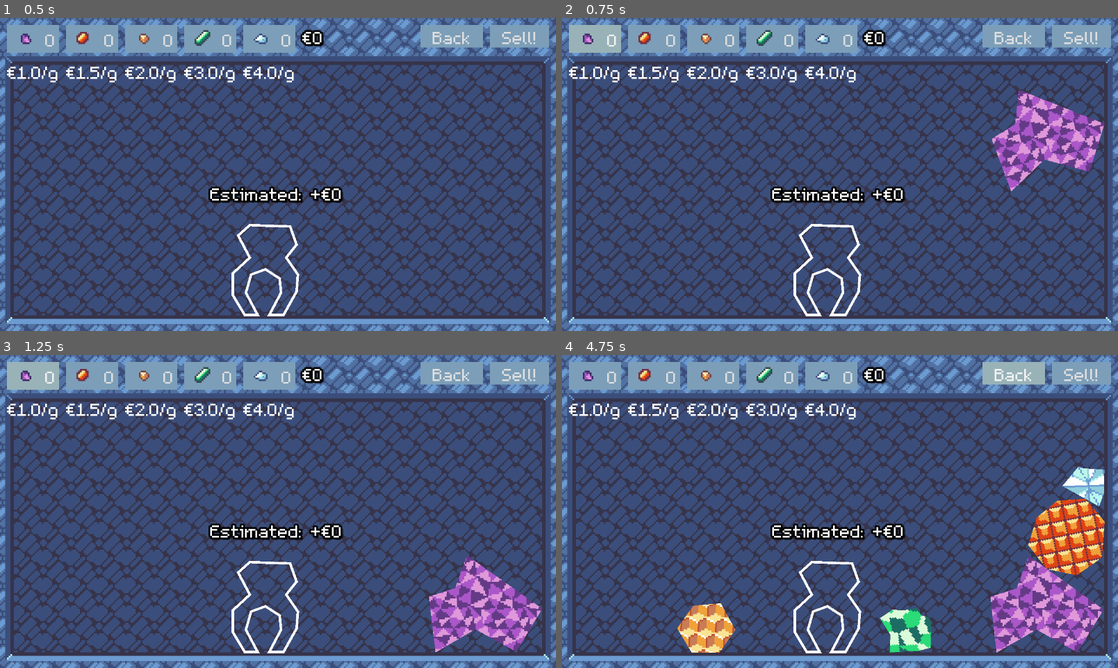
Above: before the commit, frames 1-4 (two rows, left to right).
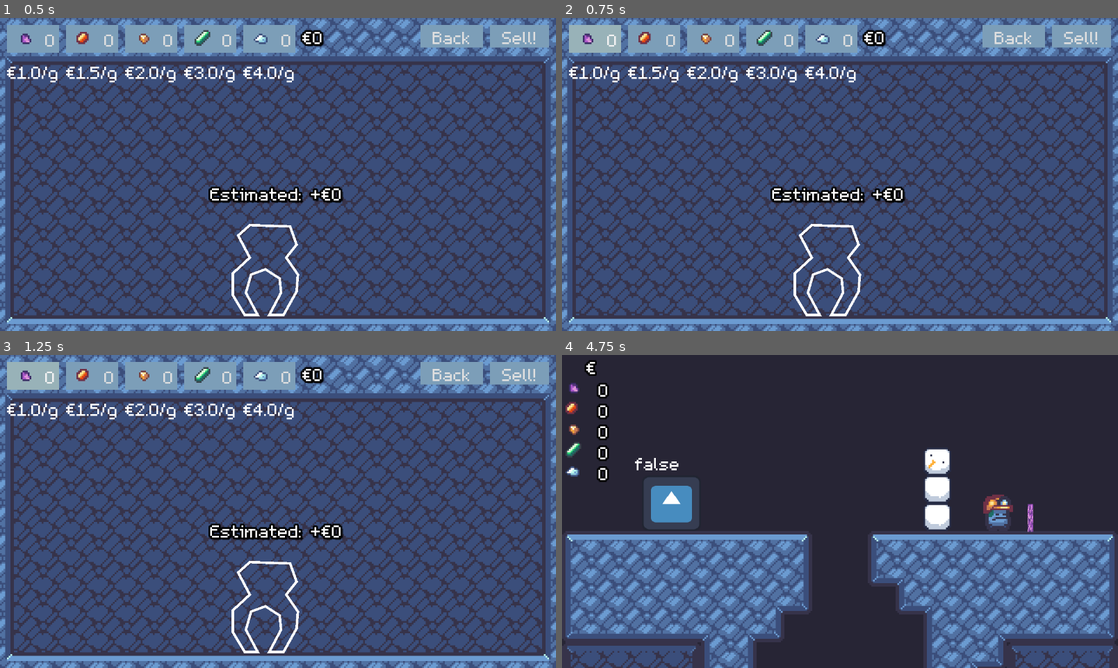
Above: after the commit, the same moments.

Repository: Ninesliced/ludumdare-57
Game: Godot game, scene res://scenes/cooking/cooking_interface.tscn
Two runs of this game, one before a commit and one after it. Both use one fixed random seed, a clock stepped at 60 frames per second and the inputs below. This scene is started directly instead of the project's main scene. The engine's default icon, where the game draws it, is replaced by a stand-in: a white triangle on a blue panel in a dark square.
Inputs:
- Up to frame 1 (0.5 s): no input
- Up to frame 2 (0.75 s): click "0" at 0.5 s
- Up to frame 3 (1.25 s): no input
- Up to frame 4 (4.75 s): click "0" at 1.25 s; click "0" at 2 s; click "0" at 2.75 s; click "0" at 3.5 s; click "Back" at 4.25 s

Frame 1 is identical in both runs. In frame 2, 3.5% of the frame differs, in the area x 77-98%, y 22-56%; in frame 3, 3.5%; in frame 4, 83%, in the area x 0-100%, y 0-100%.

Commit message:
Cooking table

Diff:
--- a/project.godot
+++ b/project.godot
@@ -38,6 +38,7 @@
 InGameUI=""
 camera=""
 UpperLeftPosition=""
+cooking_table=""
 
 [gui]
 
--- a/scenes/cooking/cooking_interface.gd
+++ b/scenes/cooking/cooking_interface.gd
@@ -199,8 +199,10 @@
 
 
 func add_ingredient(mineral_type: Inventory.Minerals):
-	# if Global.inventory.get_mineral(mineral_type) <= 0:
-	# 	return
+	if Global.inventory.get_mineral(mineral_type) <= 0:
+		return
+
+	Global.inventory.add_mineral(mineral_type, -1)
 
 	var ingredient: Ingredient = ingredient_prefab.instantiate()
 	ingredient.global_transform.origin = $IngredientSpawnLoc.global_position
@@ -217,6 +219,9 @@
 		ing.queue_free()
 
 	set_random_ref_shape()
+
+func _on_back_pressed():
+	get_tree().change_scene_to_file("res://scenes/main.tscn")
 
 
 func _on_add_ruby_pressed():
--- a/scenes/cooking/cooking_interface.tscn
+++ b/scenes/cooking/cooking_interface.tscn
@@ -213,4 +213,5 @@
 [connection signal="pressed" from="CanvasLayer/MarginContainer/VBoxContainer3/VBoxContainer/VBoxContainer3/AddTopaz" to="." method="_on_add_topaz_pressed"]
 [connection signal="pressed" from="CanvasLayer/MarginContainer/VBoxContainer3/VBoxContainer/VBoxContainer2/AddEmerald" to="." method="_on_add_emerald_pressed"]
 [connection signal="pressed" from="CanvasLayer/MarginContainer/VBoxContainer3/VBoxContainer/VBoxContainer4/AddDiamond" to="." method="_on_add_diamond_pressed"]
+[connection signal="pressed" from="CanvasLayer/MarginContainer/VBoxContainer2/Back" to="." method="_on_back_pressed"]
 [connection signal="pressed" from="CanvasLayer/MarginContainer/VBoxContainer2/Sell" to="." method="_on_sell_pressed"]
--- a/scenes/map/map_loader.tscn
+++ b/scenes/map/map_loader.tscn
@@ -1,7 +1,8 @@
-[gd_scene load_steps=4 format=4 uid="uid://lcxbby8vf4wh"]
+[gd_scene load_steps=5 format=4 uid="uid://lcxbby8vf4wh"]
 
 [ext_resource type="Script" uid="uid://cp7f16ojy0ko5" path="res://scenes/map/map_loader.gd" id="1_3hcf8"]
 [ext_resource type="TileSet" uid="uid://c5w2totwpyqw6" path="res://assets/tile_set.tres" id="2_bpn34"]
+[ext_resource type="PackedScene" uid="uid://cmt1yg3lkgove" path="res://scenes/misc/cooking_table.tscn" id="3_pm3rx"]
 
 [sub_resource type="OccluderPolygon2D" id="OccluderPolygon2D_bnx3j"]
 polygon = PackedVector2Array(0, 0, 320, 0, 320, 208, 0, 208)
@@ -36,3 +37,6 @@
 [node name="Items" type="TileMapLayer" parent="."]
 unique_name_in_owner = true
 tile_set = ExtResource("2_bpn34")
+
+[node name="CookingTable" parent="." instance=ExtResource("3_pm3rx")]
+position = Vector2(61, 112)
--- /dev/null
+++ b/scenes/misc/cooking_table.gd
@@ -0,0 +1,25 @@
+extends Area2D
+
+var touches_player = false
+
+# Called when the node enters the scene tree for the first time.
+func _ready():
+	pass # Replace with function body.
+
+func _process(delta):
+	$Label.text = str(touches_player)
+
+func _input(event):
+	if event.is_action_pressed("burrow") and touches_player:
+		get_tree().change_scene_to_file("res://scenes/cooking/cooking_interface.tscn")
+
+
+func _on_body_entered(body:Node2D):
+	print(body)
+	if body is Player:
+		touches_player = true
+
+
+func _on_body_exited(body:Node2D):
+	if body is Player:
+		touches_player = false
--- /dev/null
+++ b/scenes/misc/cooking_table.tscn
@@ -0,0 +1,28 @@
+[gd_scene load_steps=4 format=3 uid="uid://cmt1yg3lkgove"]
+
+[ext_resource type="Script" uid="uid://b2x1cxi2wo78t" path="res://scenes/misc/cooking_table.gd" id="1_5vce7"]
+[ext_resource type="Texture2D" uid="uid://vt5kr7onstc8" path="res://icon.svg" id="2_8b2fe"]
+
+[sub_resource type="RectangleShape2D" id="RectangleShape2D_elmar"]
+size = Vector2(32, 32)
+
+[node name="CookingTable" type="Area2D" groups=["cooking_table"]]
+collision_mask = 17
+script = ExtResource("1_5vce7")
+
+[node name="CollisionShape2D" type="CollisionShape2D" parent="."]
+shape = SubResource("RectangleShape2D_elmar")
+
+[node name="Label" type="Label" parent="."]
+offset_left = -19.0
+offset_top = -30.0
+offset_right = 21.0
+offset_bottom = -17.0
+
+[node name="Icon" type="Sprite2D" parent="."]
+position = Vector2(2, 0)
+scale = Vector2(0.265625, 0.25)
+texture = ExtResource("2_8b2fe")
+
+[connection signal="body_entered" from="." to="." method="_on_body_entered"]
+[connection signal="body_exited" from="." to="." method="_on_body_exited"]
--- a/scenes/ui/in_game/in_game_ui.gd
+++ b/scenes/ui/in_game/in_game_ui.gd
@@ -9,7 +9,11 @@
 	player = players[0]
 	var inventory = player.inventory as Inventory
 	update_text_icon()
+
 	inventory.inventory_changed.connect(update_text_icon)
+
+func _process(delta):
+	%MoneyCounter.text = "€" + str(Global.money)
 
 func update_text_icon():
 	var inventory = player.inventory as Inventory
--- a/scenes/ui/in_game/in_game_ui.tscn
+++ b/scenes/ui/in_game/in_game_ui.tscn
@@ -1,7 +1,8 @@
-[gd_scene load_steps=3 format=3 uid="uid://cxld2nuk7e0iq"]
+[gd_scene load_steps=4 format=3 uid="uid://cxld2nuk7e0iq"]
 
 [ext_resource type="Script" uid="uid://yala8kkerjl1" path="res://scenes/ui/in_game/in_game_ui.gd" id="1_4v0rk"]
-[ext_resource type="PackedScene" uid="uid://3x037kudxk1e" path="res://scenes/ui/icon_text.tscn" id="1_5dmfb"]
+[ext_resource type="PackedScene" uid="uid://bshj5cukqdcee" path="res://scenes/ui/icon_text.tscn" id="1_5dmfb"]
+[ext_resource type="Theme" uid="uid://dwpcpa2uaps5o" path="res://assets/theme.tres" id="3_i505a"]
 
 [node name="InGameUi" type="CanvasLayer"]
 script = ExtResource("1_4v0rk")
@@ -18,7 +19,49 @@
 size_flags_horizontal = 3
 theme_override_constants/separation = 0
 
+[node name="HBoxContainer" type="HBoxContainer" parent="HBoxContainer/Left"]
+layout_mode = 2
+size_flags_horizontal = 0
+
+[node name="Space" type="Label" parent="HBoxContainer/Left/HBoxContainer"]
+custom_minimum_size = Vector2(0, 12)
+layout_mode = 2
+size_flags_horizontal = 2
+size_flags_vertical = 2
+size_flags_stretch_ratio = 0.1
+theme = ExtResource("3_i505a")
+theme_override_colors/font_outline_color = Color(0, 0, 0, 1)
+theme_override_constants/outline_size = 4
+text = "  "
+horizontal_alignment = 3
+vertical_alignment = 2
+
+[node name="MoneyCounter" type="RichTextLabel" parent="HBoxContainer/Left/HBoxContainer"]
+unique_name_in_owner = true
+clip_contents = false
+custom_minimum_size = Vector2(0, 12)
+layout_mode = 2
+size_flags_horizontal = 6
+size_flags_vertical = 2
+size_flags_stretch_ratio = 0.1
+theme = ExtResource("3_i505a")
+theme_override_colors/font_outline_color = Color(0, 0, 0, 1)
+theme_override_constants/outline_size = 4
+text = "0"
+scroll_active = false
+shortcut_keys_enabled = false
+horizontal_alignment = 3
+vertical_alignment = 2
+
+[node name="Amethyst" parent="HBoxContainer/Left" instance=ExtResource("1_5dmfb")]
+unique_name_in_owner = true
+layout_mode = 2
+
 [node name="Ruby" parent="HBoxContainer/Left" instance=ExtResource("1_5dmfb")]
+unique_name_in_owner = true
+layout_mode = 2
+
+[node name="Topaz" parent="HBoxContainer/Left" instance=ExtResource("1_5dmfb")]
 unique_name_in_owner = true
 layout_mode = 2
 
@@ -26,15 +69,7 @@
 unique_name_in_owner = true
 layout_mode = 2
 
-[node name="Topaz" parent="HBoxContainer/Left" instance=ExtResource("1_5dmfb")]
-unique_name_in_owner = true
-layout_mode = 2
-
 [node name="Diamond" parent="HBoxContainer/Left" instance=ExtResource("1_5dmfb")]
-unique_name_in_owner = true
-layout_mode = 2
-
-[node name="Amethyst" parent="HBoxContainer/Left" instance=ExtResource("1_5dmfb")]
 unique_name_in_owner = true
 layout_mode = 2
 
--- a/scenes/ui/menu.tscn
+++ b/scenes/ui/menu.tscn
@@ -1,7 +1,7 @@
 [gd_scene load_steps=3 format=3 uid="uid://b1oajh4mcee13"]
 
-[ext_resource type="Script" path="res://scenes/ui/menu.gd" id="1_7w7rl"]
-[ext_resource type="Texture2D" uid="uid://vt5kr7onstc8" path="res://icon.svg" id="2_wedc3"]
+[ext_resource type="Script" uid="uid://dsjf3yc6rfic" path="res://scenes/ui/menu/menu.gd" id="1_wedc3"]
+[ext_resource type="Theme" uid="uid://dwpcpa2uaps5o" path="res://assets/theme.tres" id="2_c2n5p"]
 
 [node name="Menu" type="Control"]
 layout_mode = 3
@@ -10,8 +10,31 @@
 anchor_bottom = 1.0
 grow_horizontal = 2
 grow_vertical = 2
-script = ExtResource("1_7w7rl")
+script = ExtResource("1_wedc3")
 
-[node name="Icon" type="Sprite2D" parent="."]
-position = Vector2(544, 193)
-texture = ExtResource("2_wedc3")
+[node name="VBoxContainer" type="VBoxContainer" parent="."]
+layout_mode = 1
+anchors_preset = 8
+anchor_left = 0.5
+anchor_top = 0.5
+anchor_right = 0.5
+anchor_bottom = 0.5
+offset_left = -20.0
+offset_top = -20.0
+offset_right = 20.0
+offset_bottom = 20.0
+grow_horizontal = 2
+grow_vertical = 2
+
+[node name="Resume" type="Button" parent="VBoxContainer"]
+layout_mode = 2
+theme = ExtResource("2_c2n5p")
+text = "Resume"
+
+[node name="Quit" type="Button" parent="VBoxContainer"]
+layout_mode = 2
+theme = ExtResource("2_c2n5p")
+text = "Quit"
+
+[connection signal="pressed" from="VBoxContainer/Resume" to="." method="_on_resume_pressed"]
+[connection signal="pressed" from="VBoxContainer/Quit" to="." method="_on_quit_pressed"]
--- a/scenes/ui/menu/menu.gd
+++ b/scenes/ui/menu/menu.gd
@@ -5,3 +5,11 @@
 
 func _on_back_button_pressed():
 	menu_manager.back()
+
+
+
+func _on_quit_pressed():
+	get_tree().quit()
+
+func _on_resume_pressed():
+	Global.menu_manager.back()
--- a/scenes/ui/menu_manager.tscn
+++ b/scenes/ui/menu_manager.tscn
@@ -1,6 +1,6 @@
 [gd_scene load_steps=4 format=3 uid="uid://dk7jk0qhgsb22"]
 
-[ext_resource type="Script" path="res://scenes/ui/menu_manager.gd" id="1_o1m80"]
+[ext_resource type="Script" uid="uid://bbvqpksdsxx7o" path="res://scenes/ui/menu/menu_manager.gd" id="1_bg225"]
 [ext_resource type="PackedScene" uid="uid://b1oajh4mcee13" path="res://scenes/ui/menu.tscn" id="2_bg225"]
 
 [sub_resource type="AudioStreamRandomizer" id="AudioStreamRandomizer_bms1h"]
@@ -10,8 +10,7 @@
 [node name="MenuManager" type="CanvasLayer"]
 process_mode = 3
 layer = 2
-visible = false
-script = ExtResource("1_o1m80")
+script = ExtResource("1_bg225")
 
 [node name="TransitionAudio" type="AudioStreamPlayer2D" parent="."]
 stream = SubResource("AudioStreamRandomizer_bms1h")
Not shown: 1 places in scenes/entities/player/player.tscn that only renumber resources
Not shown: 1 places in scenes/map/layer/top_layer.tscn that only renumber resources
Not shown, added: scenes/misc/cooking_table.gd.uid
Not shown: 1 places in scenes/ui/icon_text.tscn that only renumber resources
